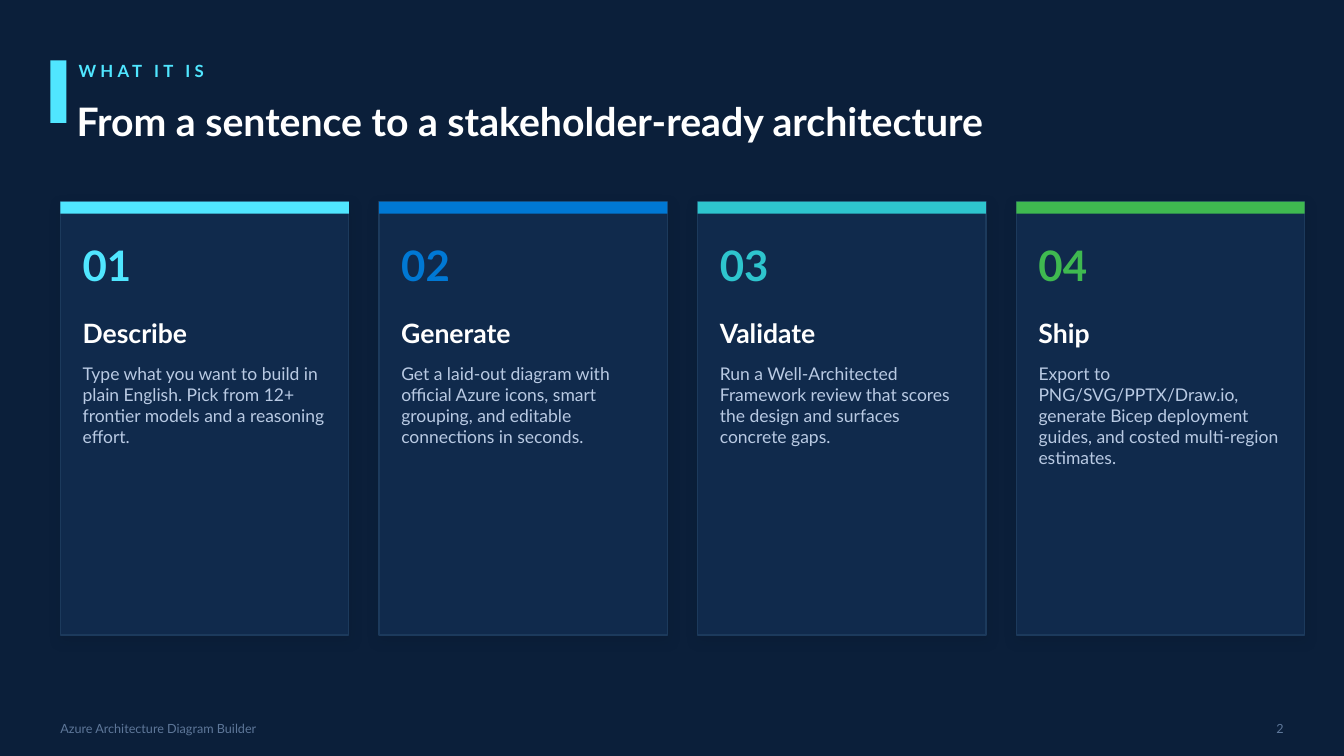
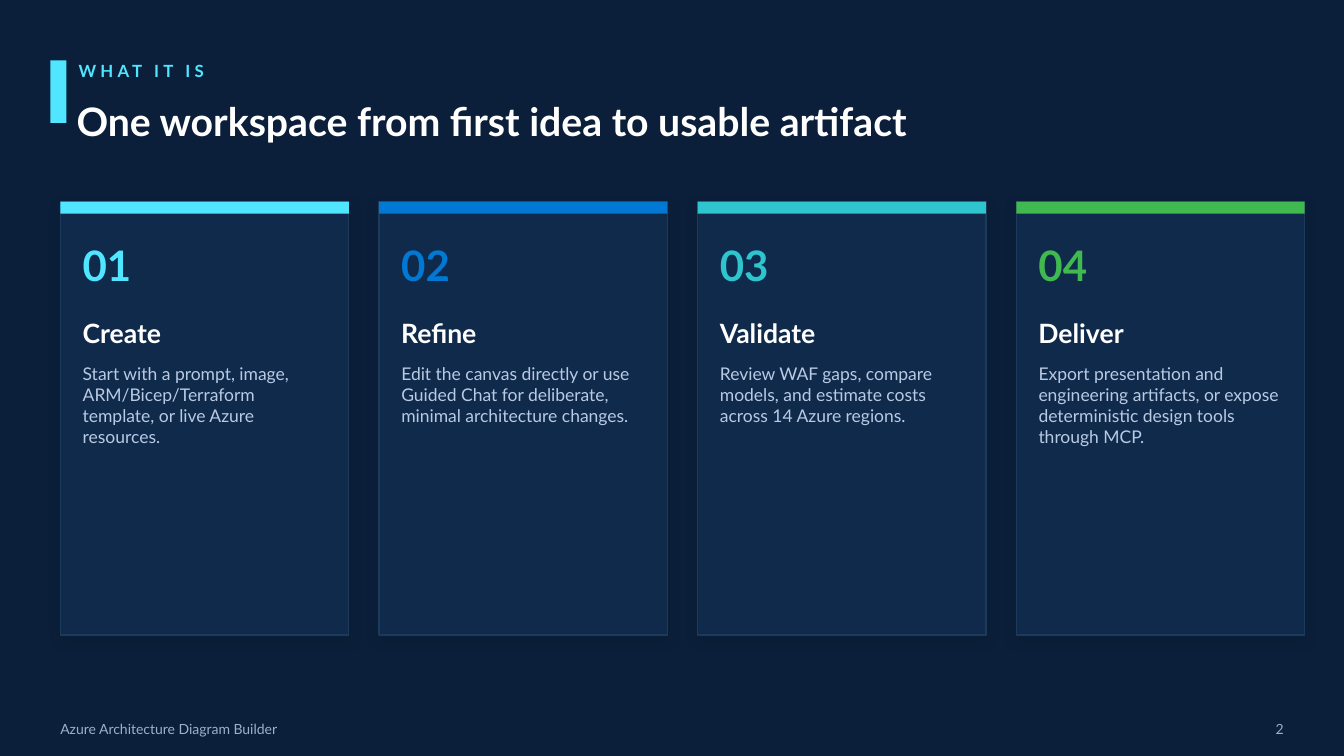
Before and after one commit to Arturo-Quiroga-MSFT/azure-architecture-diagram-builder, a slide deck: slide 2 of decks/azure-diagram-builder-overview.pptx. Drawn at 1344x756 pixels with LibreOffice and Linux fonts; fonts in the diff are those of the drawing. Boxes give left, top, right and bottom in pixels: in the first picture for what was removed or moved away, otherwise in the second. Text is boxed around its words. In the diff, an @@ line names an element or a change of style, - is before the commit and + after.

```diff
--- a/decks/azure-diagram-builder-overview.pptx
+++ b/decks/azure-diagram-builder-overview.pptx
@@ text at box(77, 106, 907, 143): text changed @@
-From a sentence to a stakeholder-ready architecture
+One workspace from first idea to usable artifact
@@ text at box(83, 323, 161, 344): text changed @@
-Describe
+Create
@@ text at box(401, 323, 476, 344): text changed @@
-Generate
+Refine
@@ text at box(1038, 323, 1123, 344): text changed @@
-Ship
+Deliver
@@ text at box(83, 367, 288, 443): text changed @@
-Type what you want to build in plain English. Pick from 12+ frontier models and a reasoning effort.
+Start with a prompt, image, ARM/Bicep/Terraform template, or live Azure resources.
@@ text at box(401, 367, 630, 425): text changed @@
-Get a laid-out diagram with official Azure icons, smart grouping, and editable connections in seconds.
+Edit the canvas directly or use Guided Chat for deliberate, minimal architecture changes.
@@ text at box(720, 367, 932, 425): text changed @@
-Run a Well-Architected Framework review that scores the design and surfaces concrete gaps.
+Review WAF gaps, compare models, and estimate costs across 14 Azure regions.
@@ text at box(1039, 367, 1278, 446): text changed @@
-Export to PNG/SVG/PPTX/Draw.io, generate Bicep deployment guides, and costed multi-region estimates.
+Export presentation and engineering artifacts, or expose deterministic design tools through MCP.
@@ text "Azure Architecture Diagram Builder" at box(60, 723, 278, 737): size 9 to 10 pt, text colour #5E7799 to #9BB0CC @@
@@ text "2" at box(1276, 724, 1284, 734): size 9 to 10 pt, text colour #5E7799 to #9BB0CC @@
```
Also in this commit, not shown: 6 other slides changed, 2 slides added, 2 slides removed, 3 other files.
